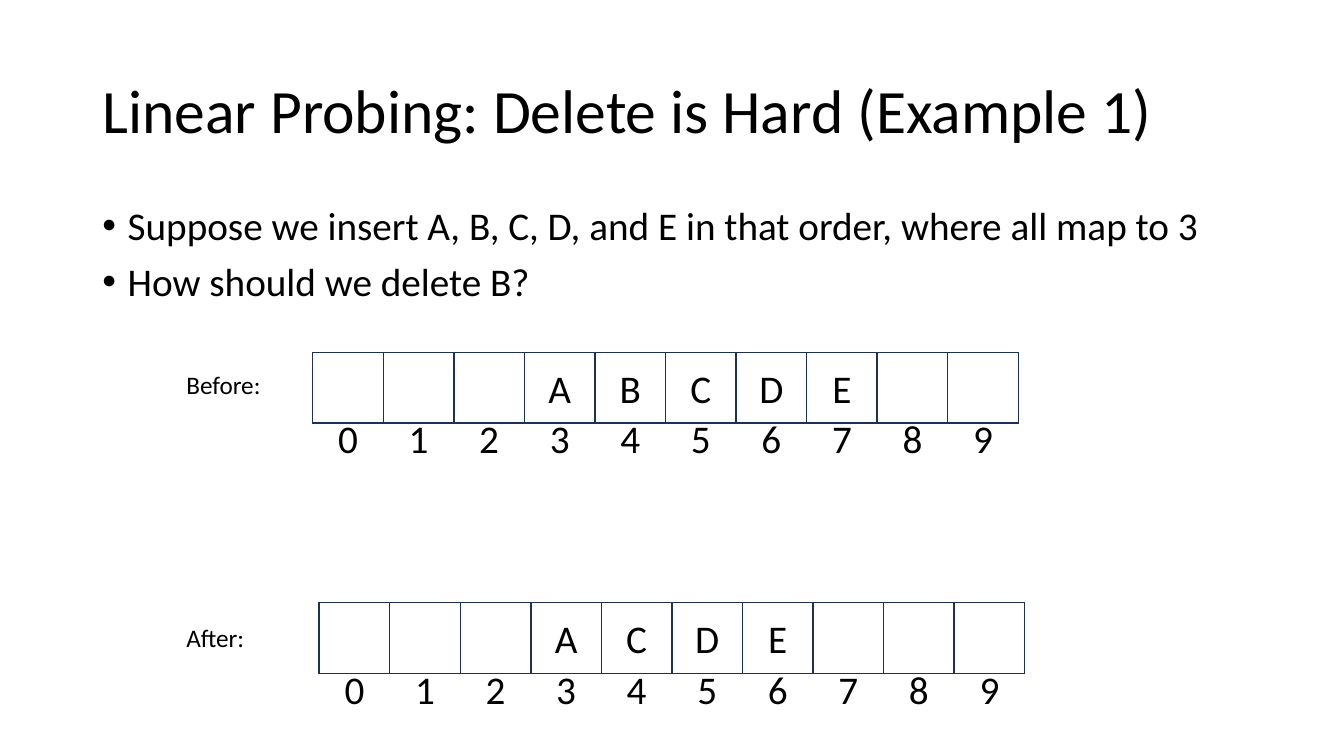
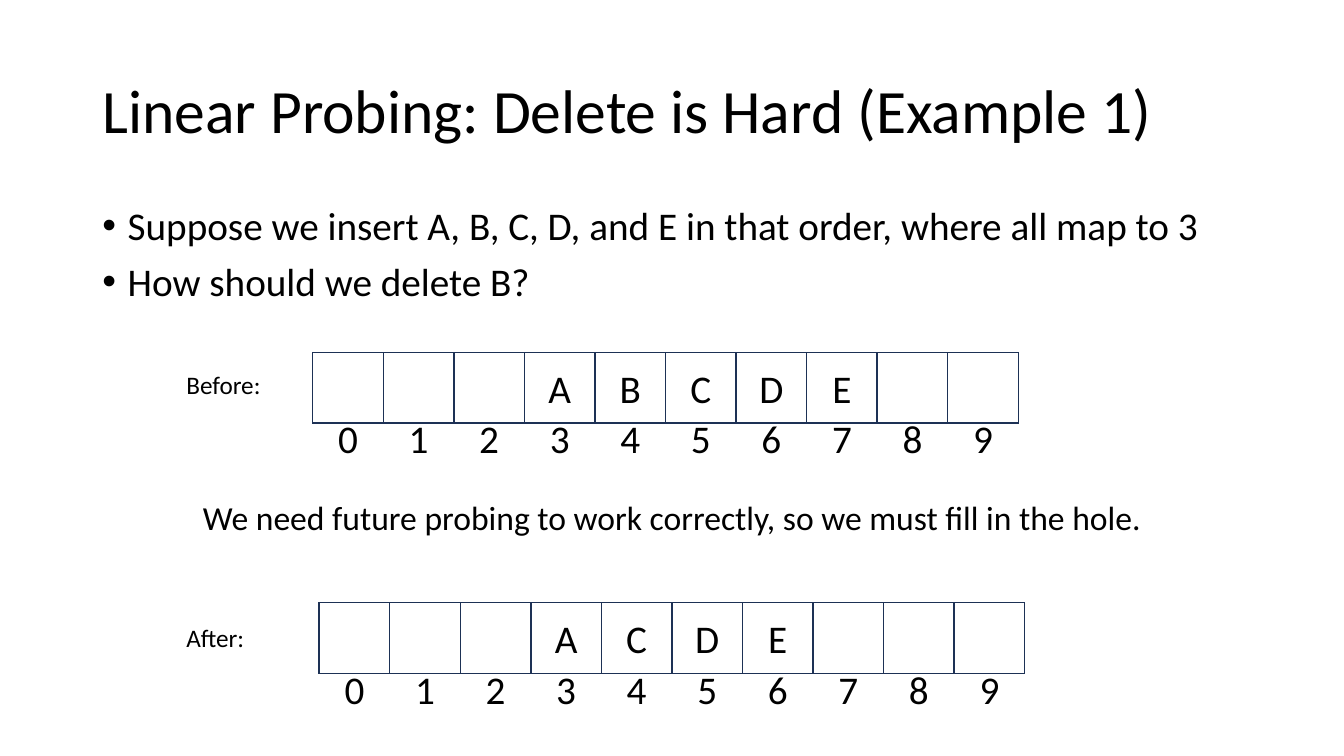
Before and after one commit to natebrunelle/cse332, a slide deck: slide 20 of markdown/files/slides/lecture11_hashtables2.pptx (slide 24 before the commit). Drawn at 1344x756 pixels with LibreOffice and Linux fonts; fonts in the diff are those of the drawing. Boxes give left, top, right and bottom in pixels: in the first picture for what was removed or moved away, otherwise in the second. Text is boxed around its words. In the diff, an @@ line names an element or a change of style, - is before the commit and + after.

```diff
--- a/markdown/files/slides/lecture11_hashtables2.pptx
+++ b/markdown/files/slides/lecture11_hashtables2.pptx
@@ text added at [203, 506, 1140, 536], 24 pt, text #000000 @@
+We need future probing to work correctly, so we must fill in the hole.
```
Also in this commit, not shown: 12 other slides changed, 6 slides removed, 7 other files.
